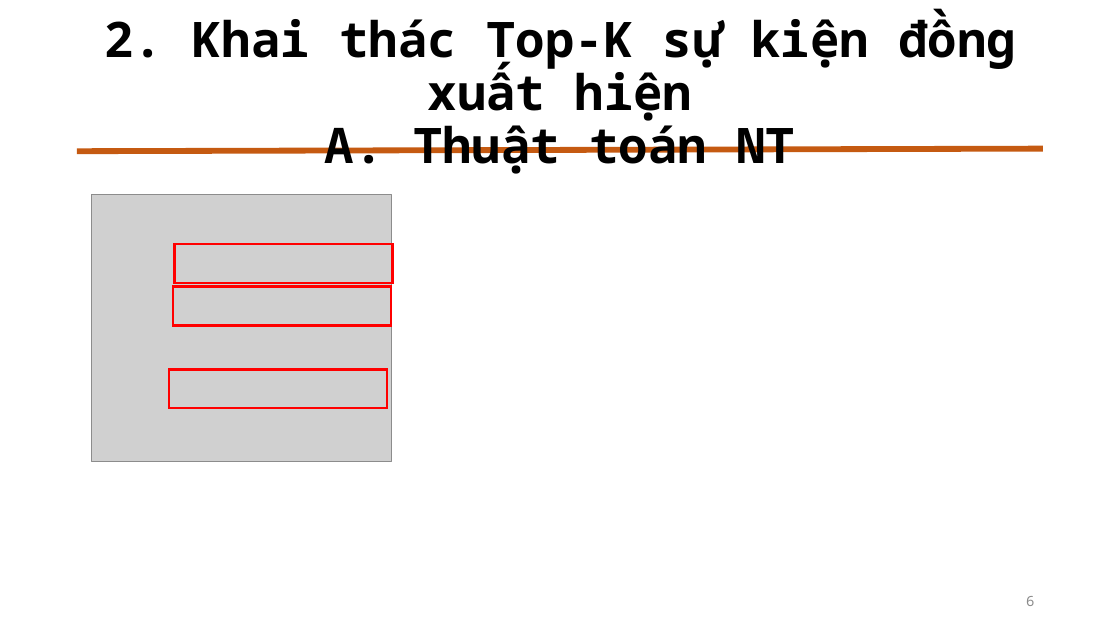
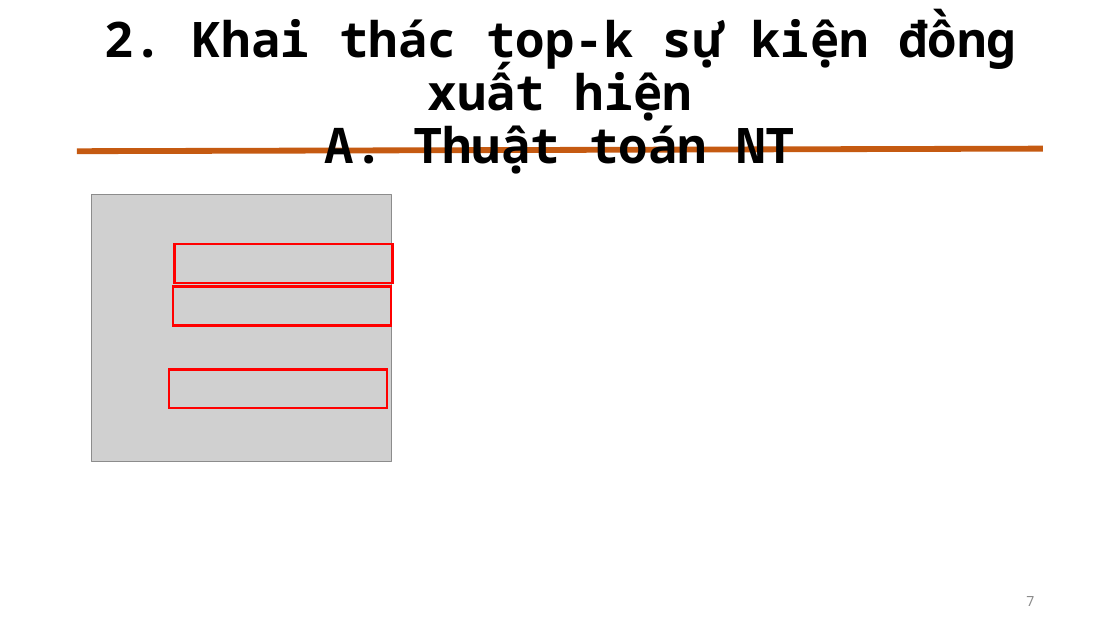
Before and after one commit to duychinhnguyenvn/Mining-Top-K-Co-Occurrence-Items, a slide deck: slide 7 of Slide Bao Cao.pptx (slide 6 before the commit). Drawn at 1120x630 pixels with LibreOffice and Linux fonts; fonts in the diff are those of the drawing; grey boxes stand for pictures. Boxes give left, top, right and bottom in pixels: in the first picture for what was removed or moved away, otherwise in the second. Text is boxed around its words. In the diff, an @@ line names an element or a change of style, - is before the commit and + after.

```diff
--- a/Slide Bao Cao.pptx
+++ b/Slide Bao Cao.pptx
@@ title at box(104, 11, 1016, 174): text changed @@
-2. Khai thác Top-K sự kiện đồng xuất hiện
-A. Thuật toán NT
+2. Khai thác top-k sự kiện đồng xuất hiện
+A. Thuật toán NT
@@ page number at box(1026, 596, 1034, 606): text changed @@
-6
+7
```
Also in this commit, not shown: 9 other slides changed, 13 slides added.
